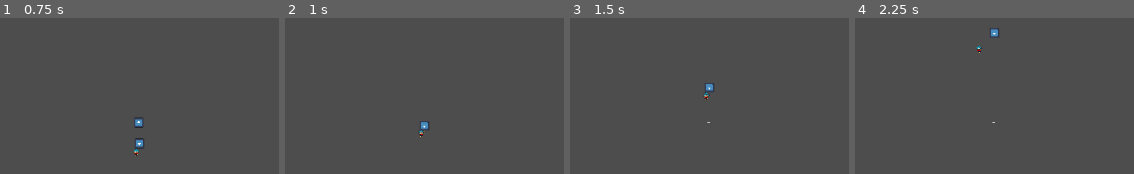
Above: before the commit, frames 1-4 (left to right).
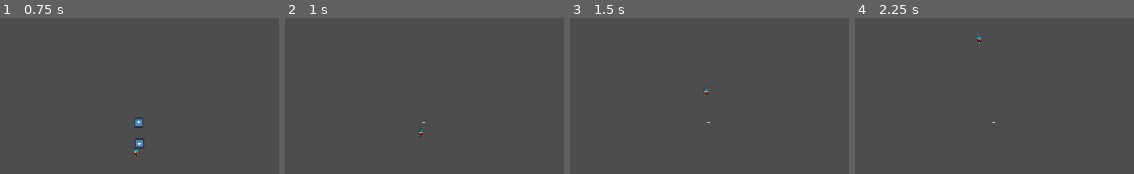
Above: after the commit, the same moments.

Repository: MikalMica/Mascarada-to-wapa
Game: Godot game, scene res://Scenes/Scenarios/triggers_alec.tscn
The game is run twice, just before and just after one commit, with the same random seed, the same clock (stepped at 60 frames per second) and the same inputs. The project has no main scene, so this scene is started directly. The engine's default icon, where the game draws it, is replaced by a stand-in: a white triangle on a blue panel in a dark square.
Inputs:
- Up to frame 1 (0.75 s): tap Enter at 0.5 s; hold Up (Up) from 0.53 s (still down); hold E (default_mask) from 0.53 s (still down)
- Up to frame 2 (1 s): keep holding Up (Up); keep holding E (default_mask)
- Up to frame 3 (1.5 s): keep holding Up (Up); release E (default_mask) at 1.28 s; tap R (object_mask) at 1.35 s
- Up to frame 4 (2.25 s): tap Space at 2 s; release Up (Up) at 2.03 s; hold A (Left) from 2.03 s (still down); hold E (default_mask) from 2.03 s (still down)

Frame 1 is identical in both runs. In frame 2, 0.2% of the frame differs, in the area x 48-52%, y 66-77%; in frame 3, 0.2%; in frame 4, 0.3%, in the area x 43-52%, y 6-23%.

Commit message:
Key works one hundred percent

Diff:
--- a/MascaradaToWapa/Scripts/key.gd
+++ b/MascaradaToWapa/Scripts/key.gd
@@ -18,5 +18,9 @@
 	var parent = _area.get_parent()
 	if(parent is Door):
 		parent._activate()
+		_delete()
+
 	else:
 		pass
+func _delete()->void:
+	queue_free()
